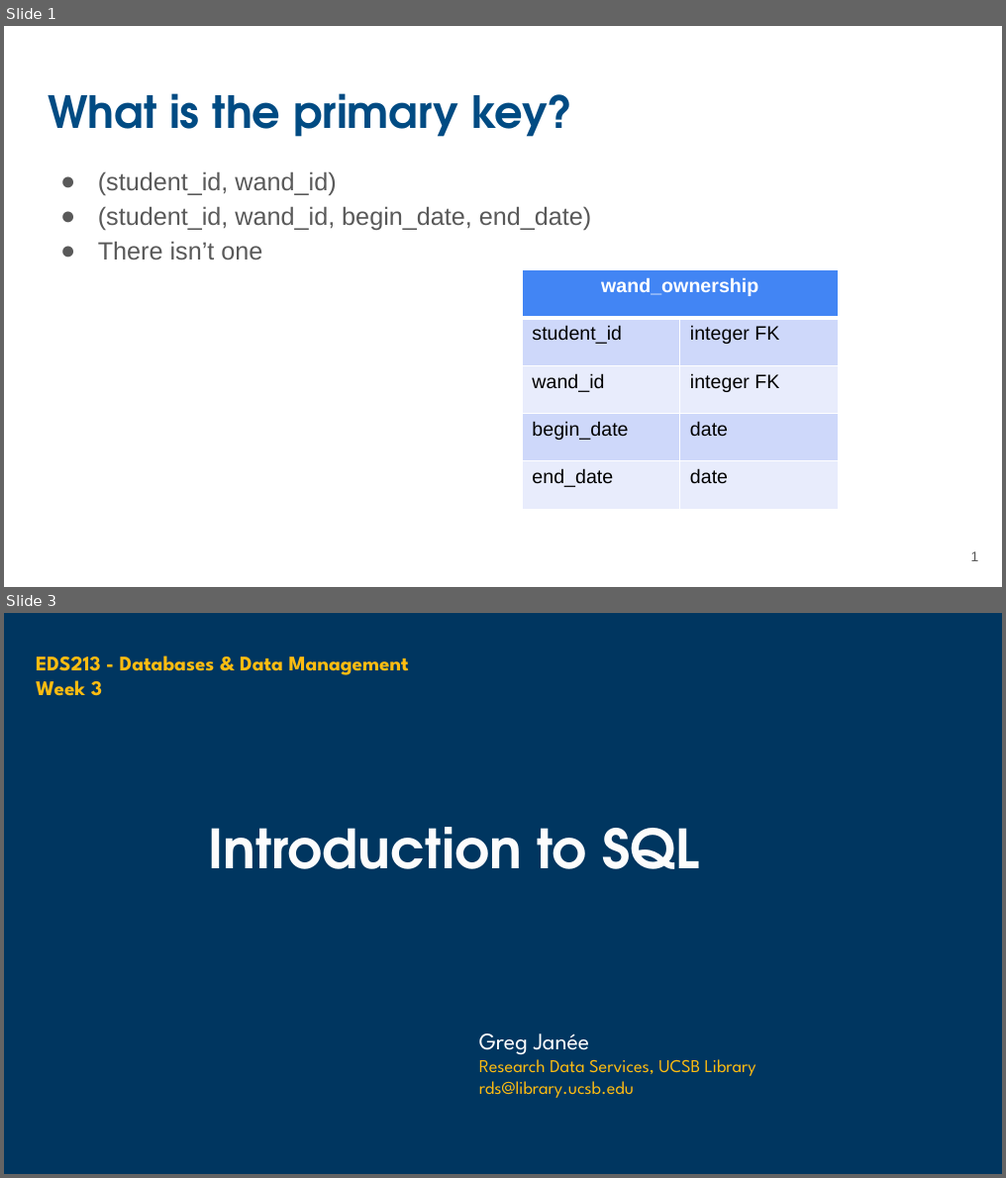
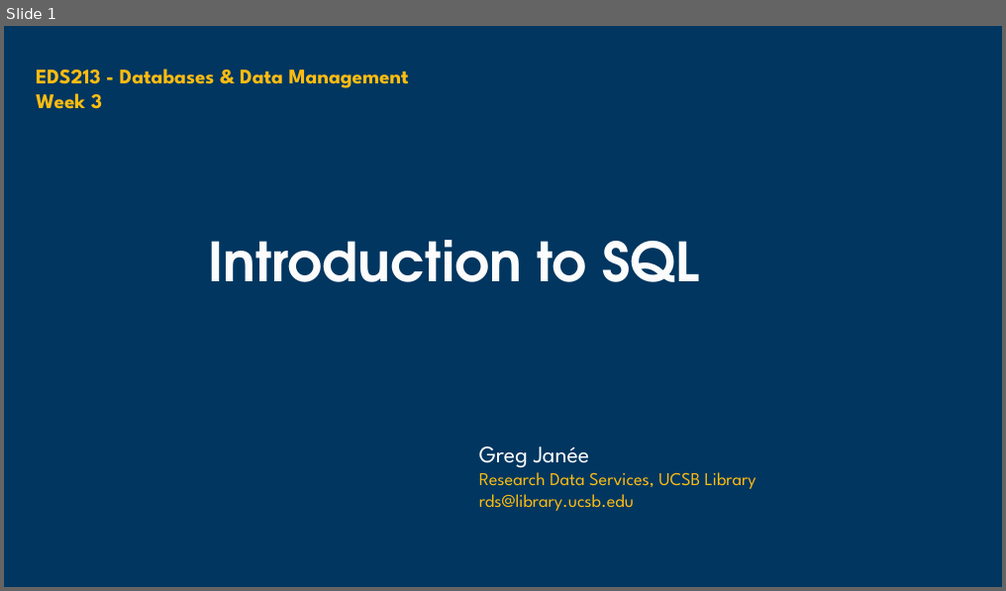
Before and after one commit to UCSB-Library-Research-Data-Services/bren-eds213, a slide deck: modules/week03/slides-03.pptx. Shown one above the other, each under a label of ours: slides 1 and 3 before the commit, slide 1 after it; the slides between them are not shown. The pictures are 1006x1178 and 1006x591 pixels, drawn with LibreOffice and Linux fonts; fonts in the diff are those of the drawing; background and template pictures are left out. Boxes give left, top, right and bottom in pixels: in the first picture for what was removed or moved away, otherwise in the second. Text is boxed around its words. In the diff, an @@ line names an element or a change of style, - is before the commit and + after.

```diff
--- a/modules/week03/slides-03.pptx
+++ b/modules/week03/slides-03.pptx
@@ slide 1 removed at bbox=[4, 26, 1002, 587], background #FFFFFF @@
@@ title removed at bbox=[48, 93, 572, 137] @@
-What is the primary key?
@@ text removed at bbox=[98, 172, 591, 260] @@
-● (student_id, wand_id)
-● (student_id, wand_id, begin_date, end_date)
-● There isn’t one
@@ table removed at bbox=[522, 271, 838, 510], 5 rows, 2 columns @@
-wand_ownership | 
-student_id | integer FK
-wand_id | integer FK
-begin_date | date
-end_date | date
@@ page number removed at bbox=[971, 552, 979, 562] @@
-1
@@ what was slide 3 is now slide 1 @@
```
Also in this commit, not shown: 3 slides changed, 5 slides added, 3 other slides removed.
